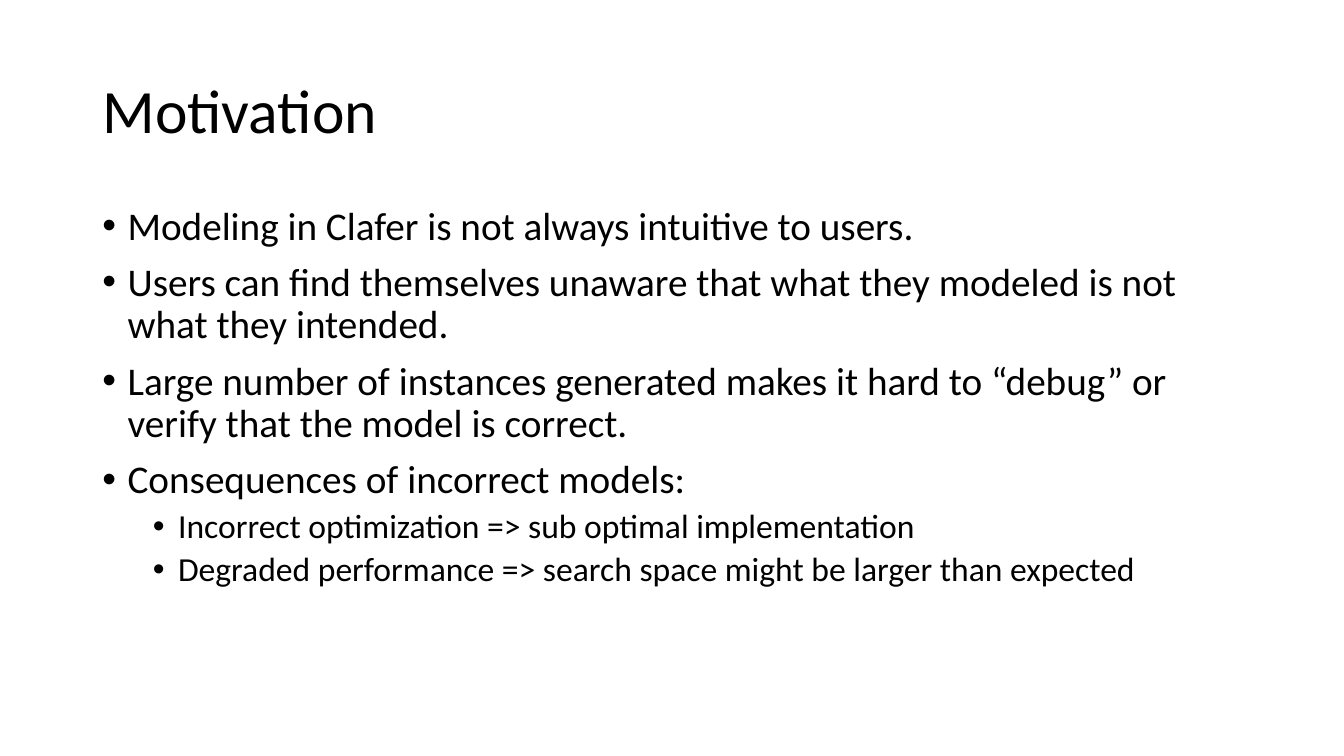
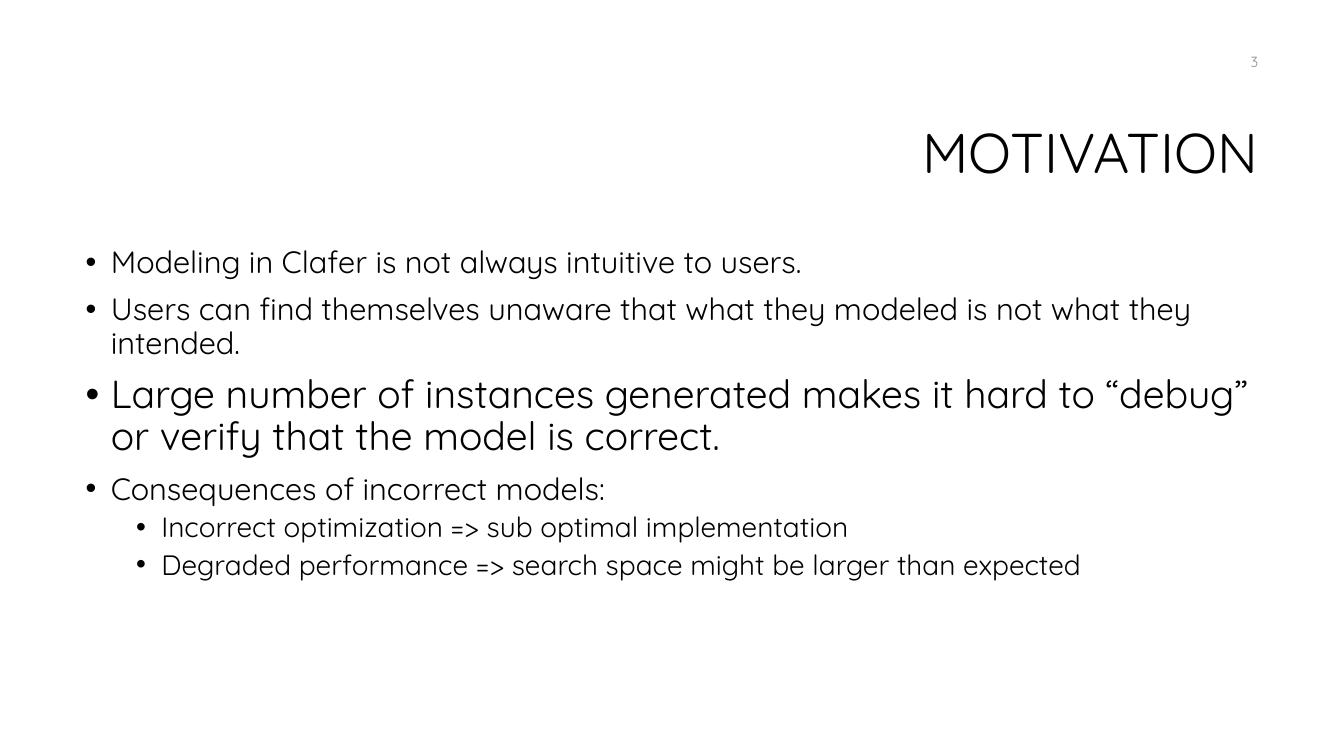
Before and after one commit to ross2jd/ECE654_Project, a slide deck: slide 3 of Presentation.pptx. Drawn at 1344x756 pixels with LibreOffice and Linux fonts; fonts in the diff are those of the drawing; background and template pictures are left out. Boxes give left, top, right and bottom in pixels: in the first picture for what was removed or moved away, otherwise in the second. Text is boxed around its words. In the diff, an @@ line names an element or a change of style, - is before the commit and + after.

```diff
--- a/Presentation.pptx
+++ b/Presentation.pptx
@@ page number added at (1251,57,1259,67), 10.5 pt, text #8C8C8C @@
+3
@@ title at (922,133,1258,174): text changed; size 44 to 40 pt; font Calibri to Quicksand @@
-Motivation
+MOTIVATION
@@ text "Modeling in Clafer is not ...": place and size @@
-text "Modeling in Clafer is not ..." at (128,212,1176,587)
+text "Modeling in Clafer is not ..." at (111,250,1248,581)
@@ text "Modeling in Clafer is not ..." at (111,250,1248,581): size 28 to 22 pt in "Modeling in Clafer is not always intuitive ...", "Users can find themselves unaware that what ...", "Consequences of incorrect models:"; font Calibri to Quicksand; size 24 to 20 pt in "Incorrect optimization => sub optimal implementation", "Degraded performance => search space might be ..." @@
```
Also in this commit, not shown: 16 other slides changed, 2 slides added, 1 slide removed, 5 other files.
